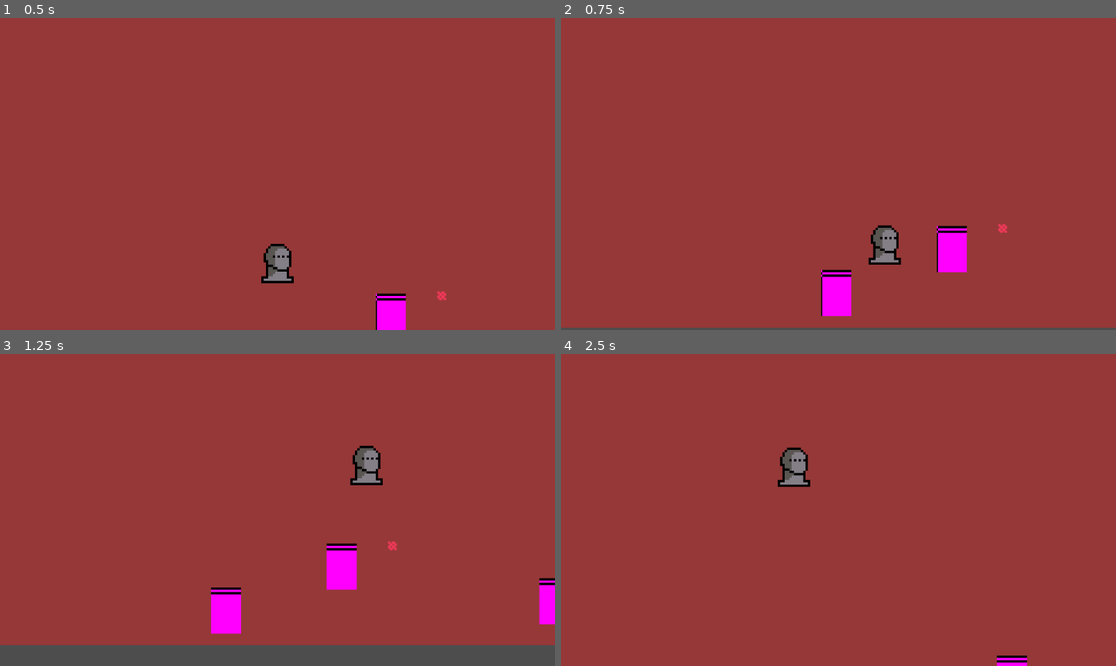
Above: before the commit, frames 1-4 (two rows, left to right).
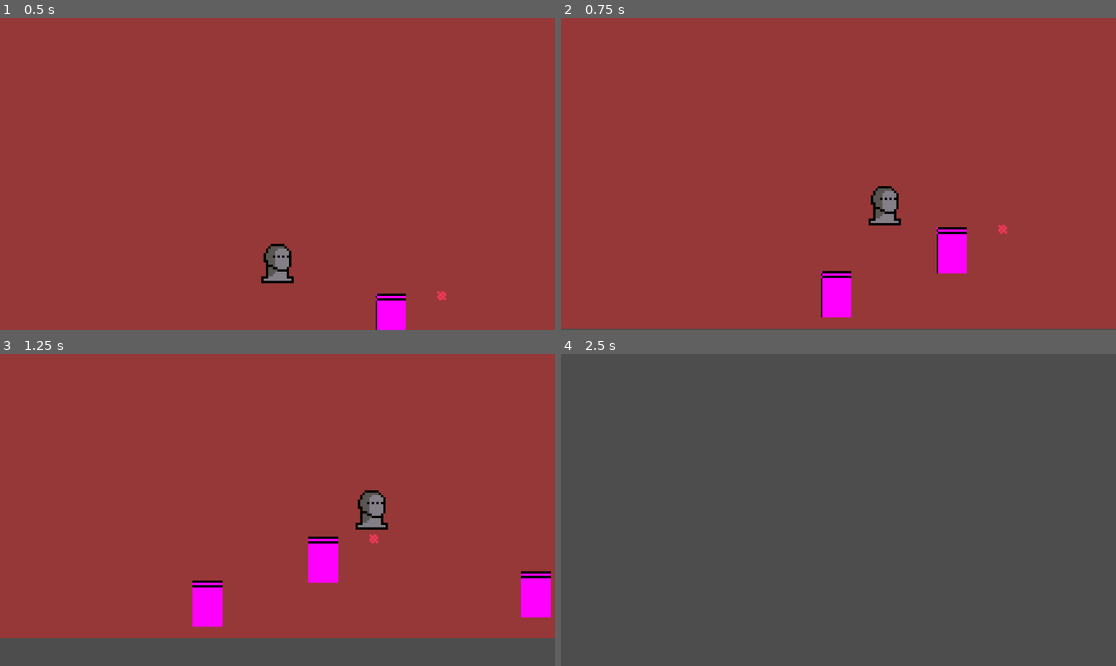
Above: after the commit, the same moments.

Repository: Muircat/gamejam2.0
Game: Godot game, scene res://testlevel.tscn
Same seed, same stepped clock (60 frames per second), same inputs: the game is played once before the commit and once after it.
Inputs:
- Up to frame 1 (0.5 s): no input
- Up to frame 2 (0.75 s): hold D (move_right) from 0.53 s (still down); tap Space (jump) at 0.6 s
- Up to frame 3 (1.25 s): keep holding D (move_right); tap Space (jump) at 0.77, 1.07 s
- Up to frame 4 (2.5 s): tap Space (jump) at 1.35, 1.52, 1.82, 2.1 s; release D (move_right) at 2.03 s; hold A (move_left) from 2.03 s (still down)

Frame 1 is identical in both runs. In frame 2, 1.7% of the frame differs, in the area x 0-100%, y 53-100%; in frame 3, 6.6%; in frame 4, 100%, in the area x 0-100%, y 0-100%.

Commit message:
added double jump

Diff:
--- a/testcharacterscript.gd
+++ b/testcharacterscript.gd
@@ -3,14 +3,23 @@
 @export var speed := 200
 @export var gravity := 200
 @export var jumpvel := -300
+@export var mask := 0
+var jump = true
 
 var faceway := 1
 
 func _physics_process(delta):
 	if not is_on_floor():
 		velocity.y += gravity * delta
-		if Input.is_action_just_pressed("jump"):
+	else:
+		jump = true
+
+	if Input.is_action_just_pressed("jump"):
+		if is_on_floor():
 			velocity.y = jumpvel
+		elif (mask >= 2 and jump):
+			velocity.y = jumpvel
+			jump = false
 
 	var direction := Input.get_axis("move_left", "move_right")
 	velocity.x = direction * speed
--- a/testlevel.tscn
+++ b/testlevel.tscn
@@ -98,6 +98,7 @@
 position = Vector2(532, 428)
 gravity = 400
 jumpvel = -140
+mask = 1
 
 [node name="PointLight2D" type="PointLight2D" parent="." unique_id=2086897889]
 position = Vector2(603, 497)
